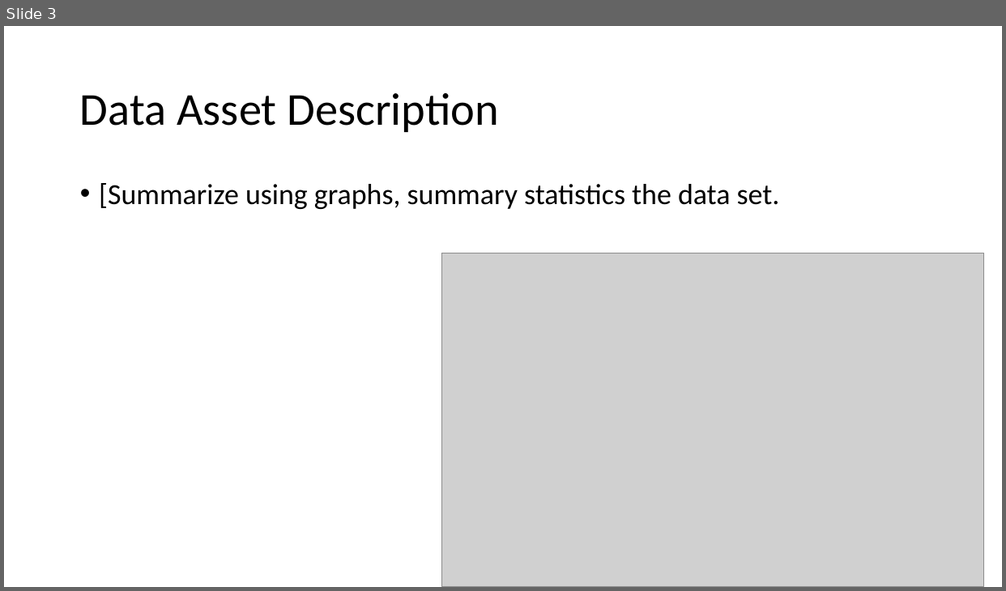
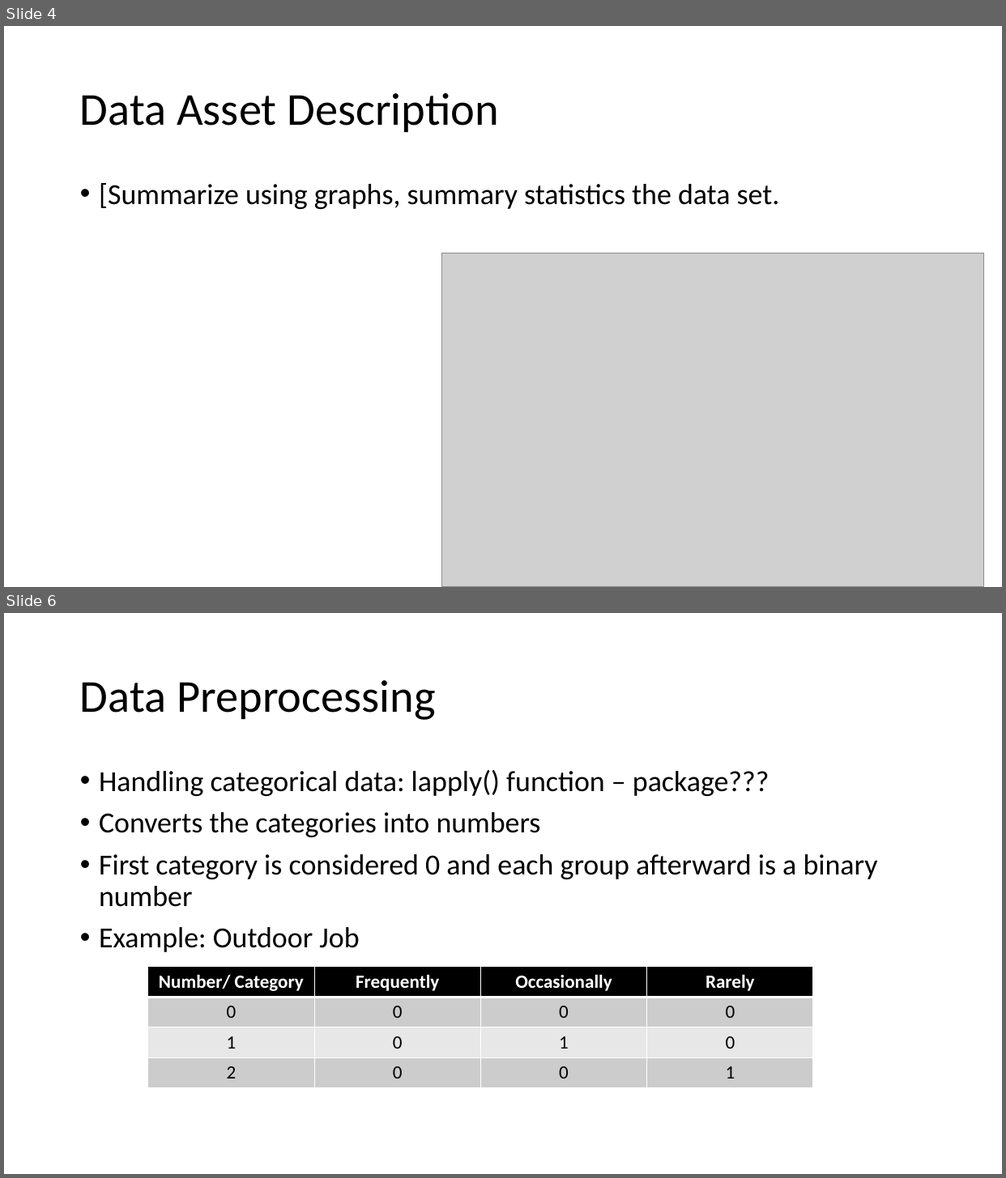
Before and after one commit to donaldsonm731/Asthma_Prediction, a slide deck: Mid_Semester_Pres.pptx. Shown one above the other, each under a label of ours: slide 3 before the commit, slides 4 and 6 after it; the slides between them are not shown. The pictures are 1006x591 and 1006x1178 pixels, drawn with LibreOffice and Linux fonts; fonts in the diff are those of the drawing; grey boxes stand for pictures. Boxes give left, top, right and bottom in pixels: in the first picture for what was removed or moved away, otherwise in the second. Text is boxed around its words. In the diff, an @@ line names an element or a change of style, - is before the commit and + after.

```diff
--- a/Mid_Semester_Pres.pptx
+++ b/Mid_Semester_Pres.pptx
@@ slide 6 added at <box>4,613,1002,1174</box>, background #FFFFFF @@
@@ title added at <box>80,680,435,720</box>, 44 pt, text #000000 @@
+Data Preprocessing
@@ text added at <box>99,770,878,952</box>, 28 pt, text #000000 @@
+• Handling categorical data: lapply() function – package???
+• Converts the categories into numbers
+• First category is considered 0 and each group afterward is a binary number
+• Example: Outdoor Job
@@ table added at <box>147,967,812,1088</box>, 4 rows, 4 columns @@
+Number/ Category | Frequently | Occasionally | Rarely
+0 | 0 | 0 | 0
+1 | 0 | 1 | 0
+2 | 0 | 0 | 1
@@ what was slide 3 is now slide 4 @@
```
Also in this commit, not shown: 4 slides changed, 8 other slides added, 1 other file.
